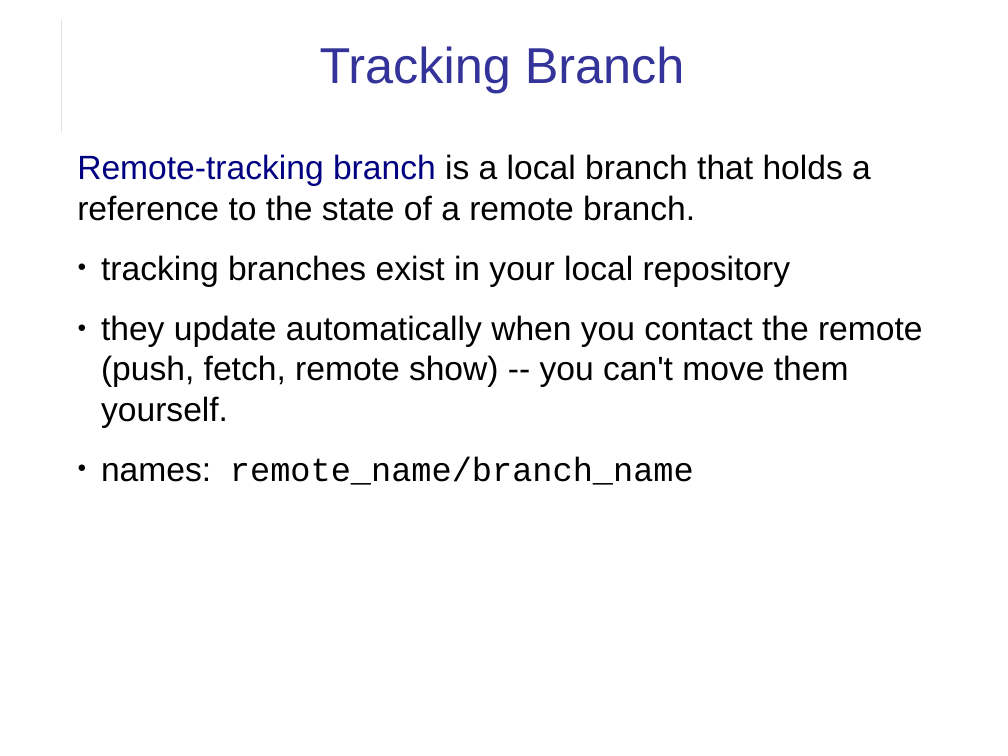
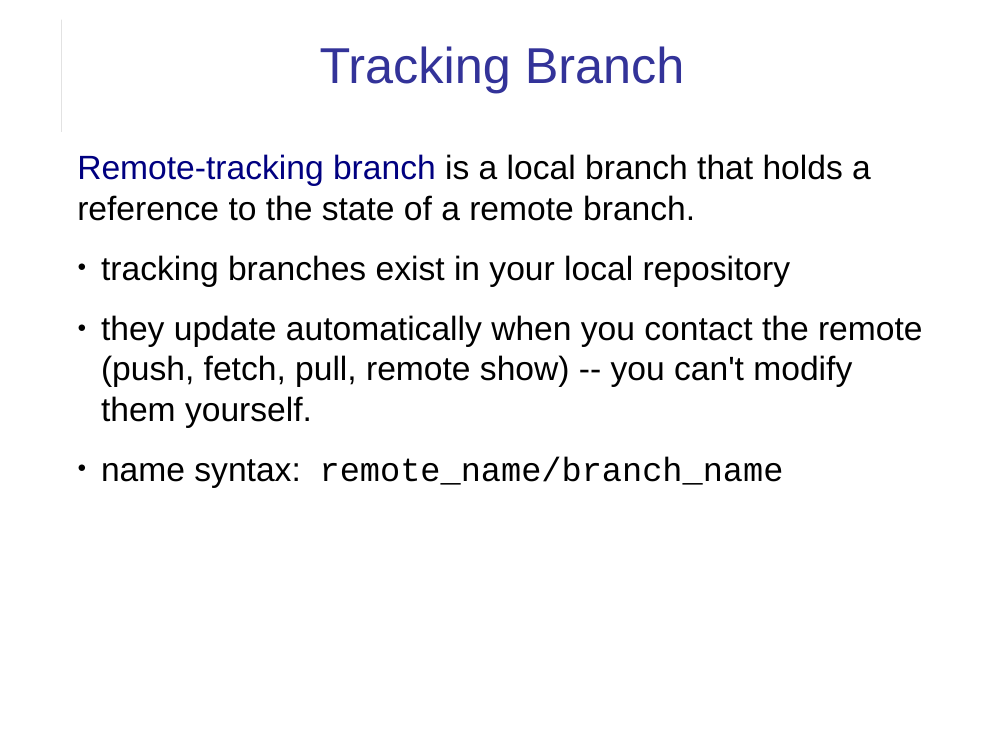
Before and after one commit to cpske/ISP, a slide deck: slide 20 of git/Git-Remotes.odp. Drawn at 1008x756 pixels with LibreOffice and Linux fonts; fonts in the diff are those of the drawing. Boxes give left, top, right and bottom in pixels: in the first picture for what was removed or moved away, otherwise in the second. Text is boxed around its words. In the diff, an @@ line names an element or a change of style, - is before the commit and + after.

```diff
--- a/git/Git-Remotes.odp
+++ b/git/Git-Remotes.odp
@@ text at [101, 315, 923, 488]: text changed @@
-● they update automatically when you contact the remote (push, fetch, remote show) -- you can't move them yourself.
-● names: remote_name/branch_name
+● they update automatically when you contact the remote (push, fetch, pull, remote show) -- you can't modify them yourself.
+● name syntax: remote_name/branch_name
```
Also in this commit, not shown: 3 other slides changed, 10 other files.
